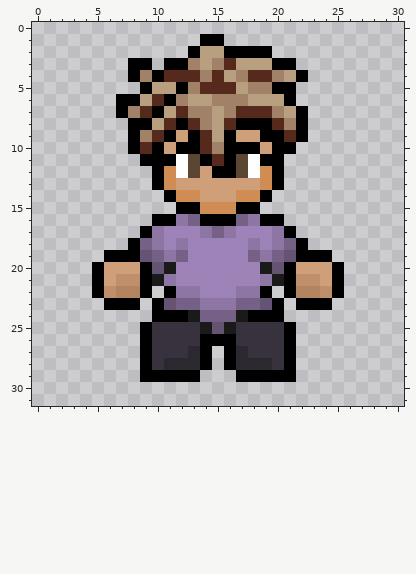
Two versions of one pixel-art sprite, src/main/resources/items/fairplushieitem.png. The picture above was drawn from the file before the commit.
The file is 62x64 pixels, drawn in blocks of 2x2; one block is one cell here. Colours within 5 levels of each other are drawn and written as one.
Now the later version:
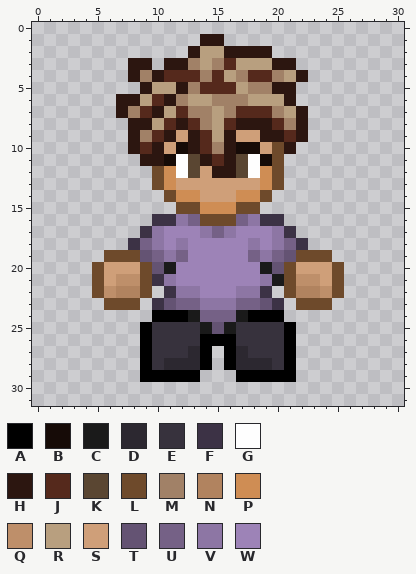
Palette (. is transparent): A #000000  B #160b07  C #1a1a1a  D #2c2830  E #37323d  F #3c3245  G #fefefe  H #2c1610  J #55291c  K #5a4632  L #6e4a2b  M #a18167  N #b1835f  P #cf8d54  Q #be8f6a  R #b89f7f  S #cf9f79  T #645373  U #756186  V #8d76a4  W #9d83b7
Edits made:
y 1: x 14..15 AA -> HH
y 2: x 13 A -> H; x 16..19 AAAA -> HHHH
y 3: x 8..9 AA -> HH; x 11..12 AA -> HH; x 20..21 AA -> HH
y 4: x 8 A -> H; x 10 A -> H; x 22 A -> H
y 5: x 9 A -> H; x 12 A -> H; x 20..21 AA -> HH
y 6: x 7..8 AA -> HH; x 11 A -> H; x 21 A -> H
y 7: x 7 A -> H; x 10 A -> H; x 22 A -> H
y 8: x 8..9 AA -> HH; x 12 A -> H; x 17..19 AAA -> HHH; x 22 A -> H
y 9: x 8 A -> H; x 11 A -> H; x 13 A -> H; x 16 A -> H; x 19..20 AA -> HH; x 22 A -> H
y 10: x 8 A -> H; x 10 A -> H; x 12..13 AA -> BH; x 16..18 AAA -> HBB; x 20..21 AA -> LH
y 11: x 9..11 AAA -> HHB; x 14 A -> H; x 16 A -> H; x 19..20 AA -> BL
y 12: x 10 A -> L; x 15..16 AA -> HH; x 20 A -> L
y 13: x 10 A -> L; x 20 A -> L
y 14: x 11 A -> L; x 19 A -> L
y 15: x 12..13 AA -> LL; x 17..18 AA -> LL
y 16: x 10..11 AA -> FF; x 14..16 AAA -> LLL; x 19..20 AA -> FF
y 17: x 9 A -> F; x 21 A -> F
y 18: x 8 A -> F; x 22 A -> F
y 19: x 6..8 AAA -> LLL; x 22..24 AAA -> LLL
y 20: x 5 A -> L; x 9 A -> L; x 21 A -> L; x 25 A -> L
y 21: x 5 A -> L; x 9..10 AC -> LF; x 21 A -> L; x 25 A -> L
y 22: x 5 A -> L; x 9 A -> L; x 11 A -> F; x 19 A -> F; x 21 A -> L; x 25 A -> L
y 23: x 6..8 AAA -> LLL; x 10 A -> F; x 20 A -> F; x 22..24 AAA -> LLL
